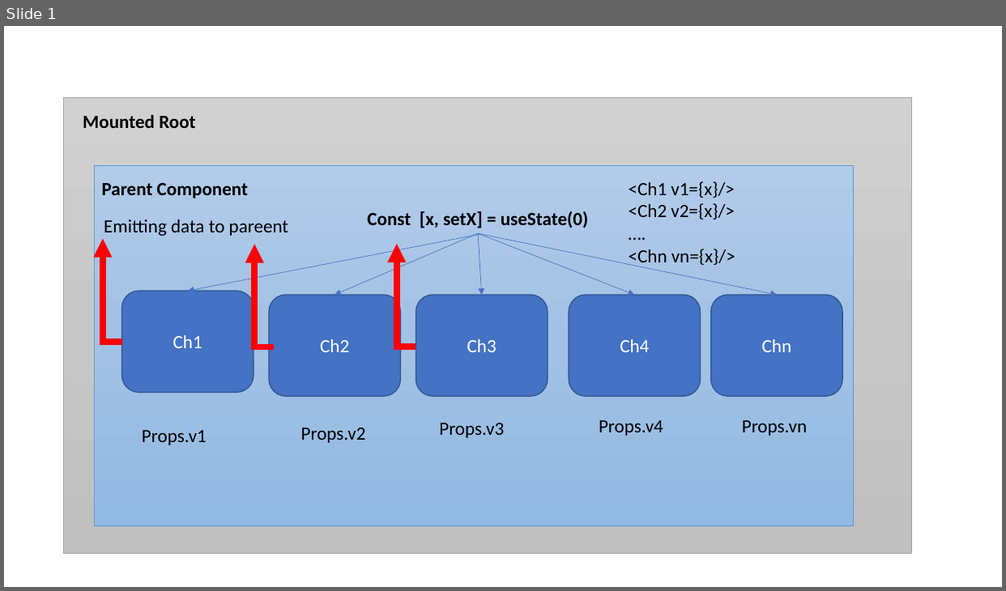
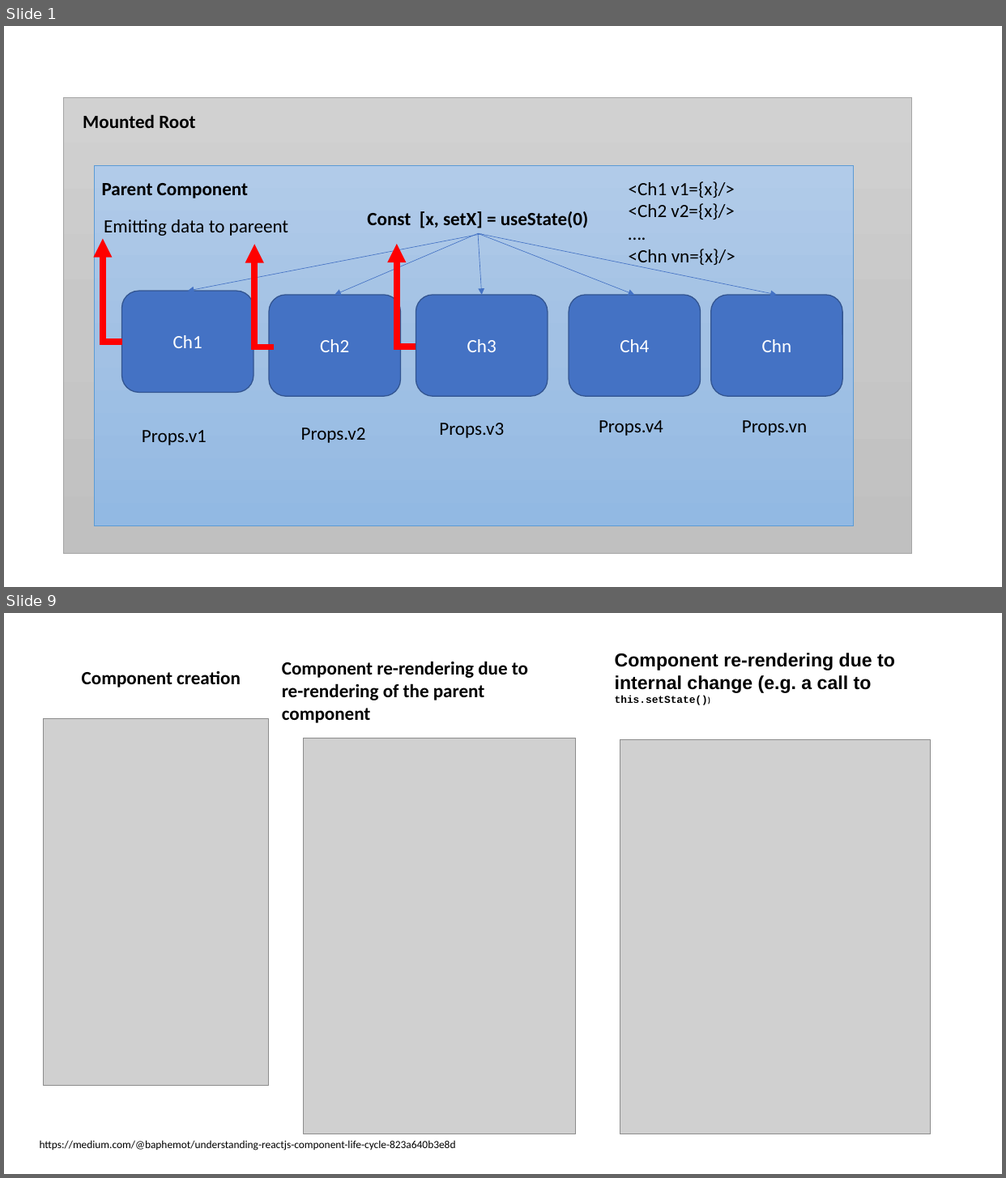
Before and after one commit to maheshsabnis/react-sync-trg, a slide deck: images_ppt.pptx. Shown one above the other, each under a label of ours: slide 1 before the commit, slides 1 and 9 after it; the slides between them are not shown. The pictures are 1006x591 and 1006x1178 pixels, drawn with LibreOffice and Linux fonts; fonts in the diff are those of the drawing; grey boxes stand for pictures. Boxes give left, top, right and bottom in pixels: in the first picture for what was removed or moved away, otherwise in the second. Text is boxed around its words. In the diff, an @@ line names an element or a change of style, - is before the commit and + after.

```diff
--- a/images_ppt.pptx
+++ b/images_ppt.pptx
@@ slide 9 added at (x1=4, y1=613, x2=1002, y2=1174), background #FFFFFF @@
@@ text added at (x1=282, y1=661, x2=528, y2=723), 18 pt, text #000000, bold @@
+Component re-rendering due to re-rendering of the parent component
@@ text added at (x1=615, y1=653, x2=895, y2=705), 18 pt, text #000000, bold @@
+Component re-rendering due to internal change (e.g. a call to this.setState())
@@ text added at (x1=82, y1=671, x2=241, y2=688), 18 pt, text #000000, bold @@
+Component creation
@@ picture added at (x1=44, y1=719, x2=269, y2=1086) @@
@@ picture added at (x1=304, y1=738, x2=576, y2=1135) @@
@@ picture added at (x1=620, y1=739, x2=931, y2=1134) @@
@@ text added at (x1=40, y1=1140, x2=456, y2=1151), 10.5 pt, text #000000 @@
+https://medium.com/@baphemot/understanding-reactjs-component-life-cycle-823a640b3e8d
```
Also in this commit, not shown: 1 slide changed, 9 other slides added, 6 other files.
